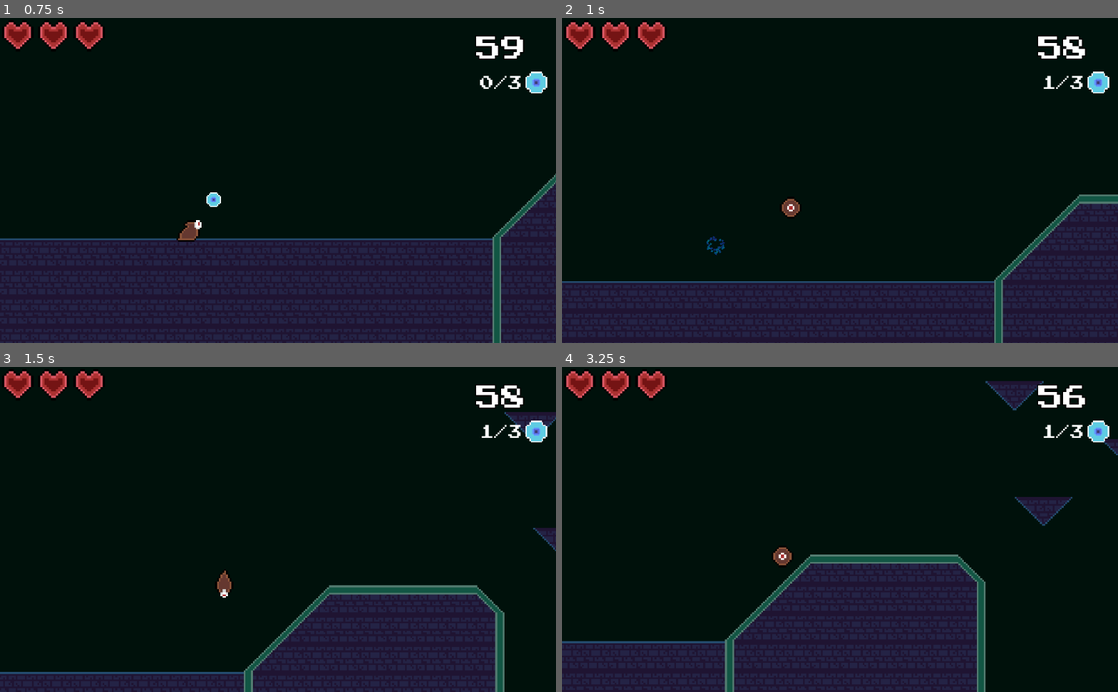
Above: before the commit, frames 1-4 (two rows, left to right).
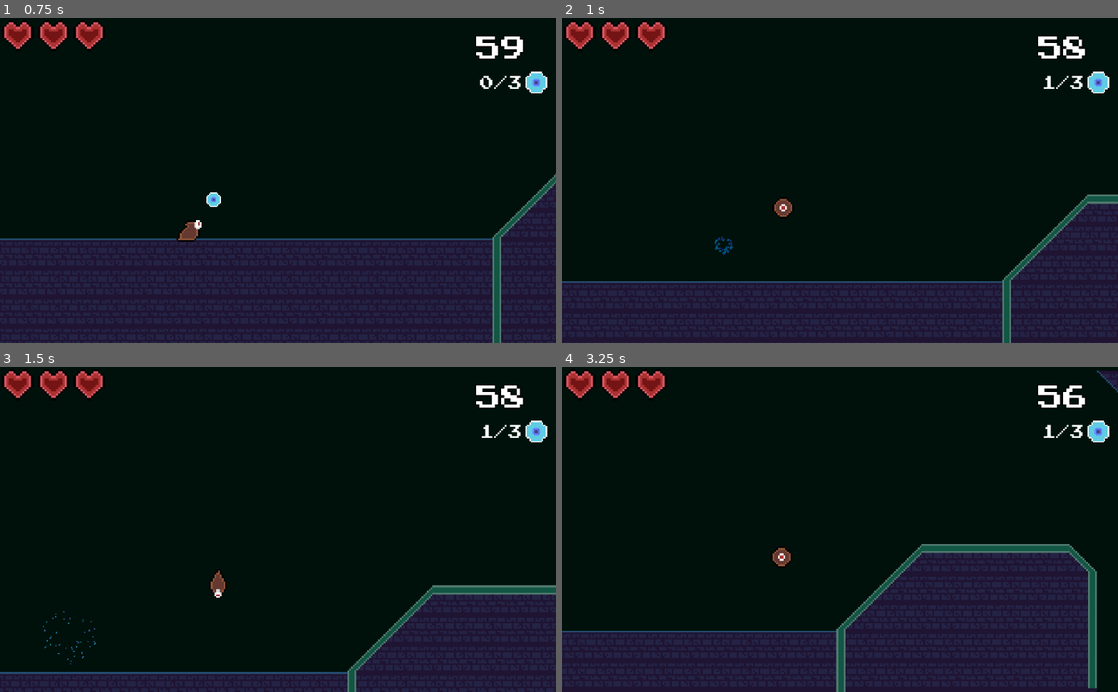
Above: after the commit, the same moments.

Repository: Shoter99/GameJamFirst
Game: Godot game, scene res://levels/Level1.tscn
Same seed, same stepped clock (60 frames per second), same inputs: the game is played once before the commit and once after it. This scene is started directly instead of the project's main scene.
Inputs (mouse positions are in pixels of both pictures, inside the frame that each line leads up to):
- Up to frame 1 (0.75 s): move the mouse to (400, 164) at 0.52 s; hold Right (move_right) from 0.53 s (still down); hold Shift (Slide) from 0.53 s (still down)
- Up to frame 2 (1 s): keep holding Right (move_right); keep holding Shift (Slide); tap Space (jump) at 0.77 s
- Up to frame 3 (1.5 s): keep holding Right (move_right); move the mouse to (166, 545) at 1.27 s; release Shift (Slide) at 1.28 s; click (166, 545) at 1.35 s
- Up to frame 4 (3.25 s): tap Space (jump) at 1.52, 3.02 s; move the mouse to (895, 458) at 2.02 s; release Right (move_right) at 2.03 s; hold Left (move_left) 2.03-2.78 s; tap F (fire) at 2.1 s; move the mouse to (812, 594) at 2.77 s; hold Right (move_right) from 2.78 s (still down); right-click (812, 594) at 2.85 s

Frame 1 is identical in both runs. In frame 2, 1.7% of the frame differs, in the area x 26-95%, y 54-100%; in frame 3, 10%; in frame 4, 18%, in the area x 0-100%, y 1-100%.

Commit message:
Update MovementScript.gd

Diff:
--- a/Player/MovementScript.gd
+++ b/Player/MovementScript.gd
@@ -29,7 +29,7 @@
 	snapVector = Vector2(0, 0)
 	velocity.y = jumpSpeed
 
-func get_input() -> void:
+func get_input(delta : float) -> void:
 	if Input.is_action_just_pressed("attack") and is_on_floor() and is_on_wall() == false:
 		if get_node("Sprite").flip_h:
 			get_node("MeleeLeft").disabled = false
@@ -66,11 +66,15 @@
 			if isSliding == false:
 				if Input.is_action_pressed("move_right") and velocity.x <= speed:
 					get_node("Sprite").set_flip_h(false)
-					velocity.x = speed
+					if velocity.x < speed:
+						#velocity.x += 1000 * delta
+						velocity.x = speed
 				elif Input.is_action_pressed("move_left") and velocity.x >= -speed:
 					get_node("Sprite").set_flip_h(true)
-					velocity.x = -speed
-				elif velocity.x >= -speed and velocity.x <= speed:
+					if velocity.x > -speed:
+						#velocity.x -= 1000*delta
+						velocity.x = -speed
+				elif velocity.x >= -speed/4 and velocity.x <= speed/4:
 					velocity.x = 0
 				if Input.is_action_pressed("Slide") and is_on_floor():
 					if velocity.x == speed:
@@ -124,17 +128,18 @@
 			velocity.y = 75
 		else:
 			velocity.y += gravity * delta
-	get_input()
-	if isSliding:
-		if velocity.x > 0 and is_on_floor():
+	get_input(delta)
+	if isSliding or is_on_floor() == false:
+		if velocity.x > 0:
 			velocity.x -= 400 * delta
-		elif velocity.x < 0 and is_on_floor():
+		elif velocity.x < 0:
 			velocity.x += 400 * delta
 	else:
-		if velocity.x > speed:
-			velocity.x -= 400 * delta
-		elif velocity.x < -speed:
-			velocity.x += 400 * delta
+		if is_on_floor():
+			if velocity.x > 0:
+				velocity.x -= 600 * delta
+			elif velocity.x < 0:
+				velocity.x += 600 * delta
 	velocity = move_and_slide_with_snap(velocity, snapVector, Vector2.UP)
 	snapVector = Vector2.DOWN * 6
 	if is_on_floor():
@@ -163,4 +168,4 @@
 		$Sprite.play("jump")
 		isInAir = true
 		isOnWall = false
-	print (whereWall)
+	print (velocity.x)
